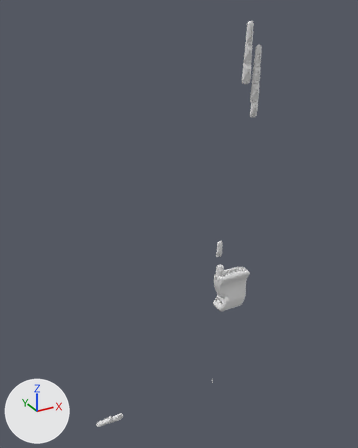
The glTF model untitled16.glb: old version first, new version second.
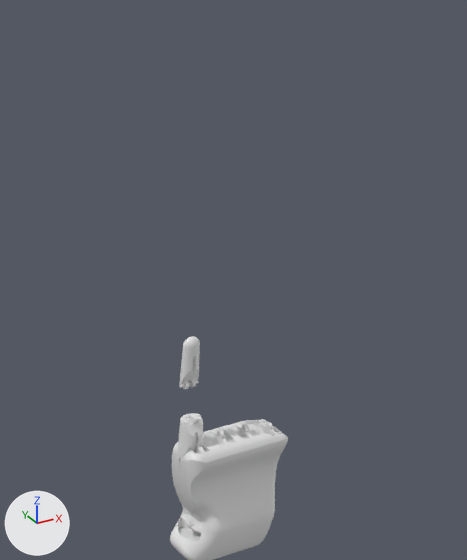
The first picture shows the older version from a camera (50 mm lens) standing at (-0.668, -0.356, 1.033) and looking at (-0.147, 0.591, 0.56). The close-ups show both versions on the part from 45% to 85% of the width and 30% to 69% of the height of that picture; other places that the commit changed are outside them. Arrows for +X, +Y and +Z are at lower left; the lights stay in place. Where no turn or scale is listed for an object, it has been applied to the vertices.

The first close-up shows 'FINAL - Hand2-1', 'FINAL - Part2-3', 'FINAL - Part3-3', 'FINAL - mate 3-2'.
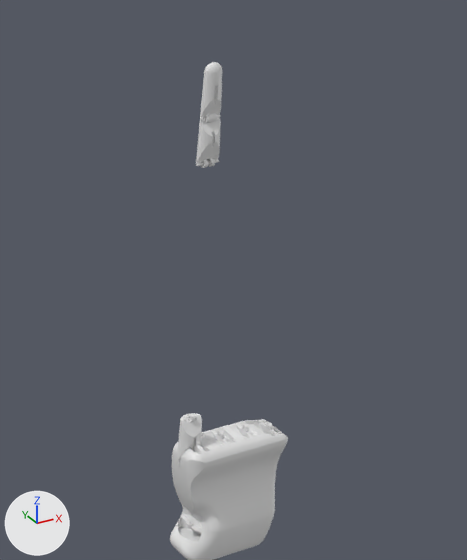
The change, as a diff of the scene's bpy script:
```diff
--- a/untitled16.glb.py
+++ b/untitled16.glb.py
@@ ob_final___mate_3_2 @@
 ob_final___mate_3_2 = bpy.data.objects.new('FINAL - mate 3-2', me_final___mate_3_2)
-ob_final___mate_3_2.location = (-0.1212, 0.6796, 0.2583)
+ob_final___mate_3_2.location = (-0.1191, 0.6676, 0.4808)
@@ ob_final___part3_3 @@
 ob_final___part3_3 = bpy.data.objects.new('FINAL - Part3-3', me_final___part3_3)
-ob_final___part3_3.location = (-0.1212, 0.6796, 0.2583)
+ob_final___part3_3.location = (-0.1191, 0.6676, 0.4808)
@@ ob_final___part2_3 @@
 ob_final___part2_3 = bpy.data.objects.new('FINAL - Part2-3', me_final___part2_3)
-ob_final___part2_3.location = (-0.1191, 0.6742, 0.2282)
+ob_final___part2_3.location = (-0.1191, 0.6676, 0.4808)
```

Where the change shows, as pixel boxes [x1, y1, x2, y2] in the close-ups (467 x 560 px):
'FINAL - Part3-3', moved: before [179, 336, 200, 389]; after [200, 62, 222, 123]
'FINAL - Part2-3', moved: before [181, 416, 203, 459]; after [196, 114, 221, 168]
'FINAL - mate 3-2', moved: before [180, 381, 199, 388]; after [200, 115, 221, 121]
